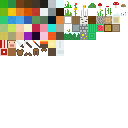
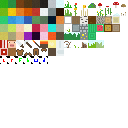
Layered file, before and after one edit (128px x 128px). Changes by layer:
painted on "Layer" over bbox(0, 40, 104, 64)
